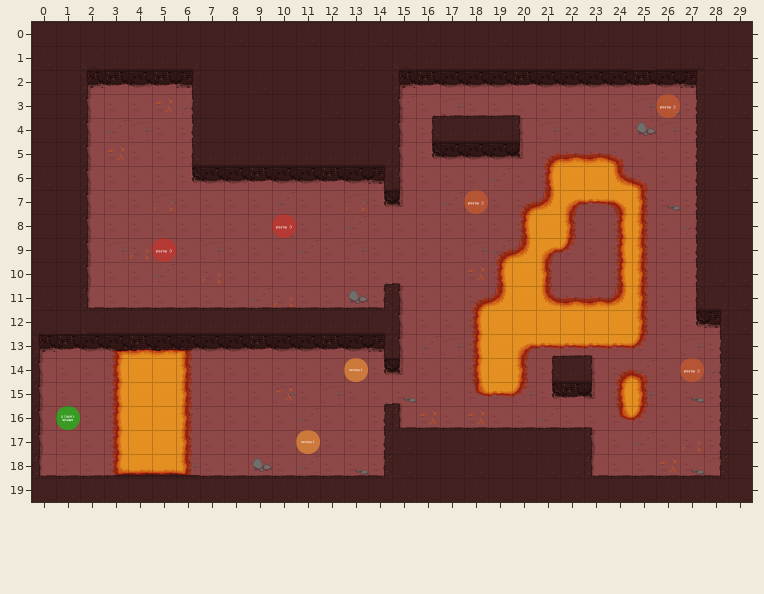
Level history. Tiled map (JSON): assets/tilemaps/map1.json. Above, as it was before the edit.
Cells are 64x64 px. Shown: x 0..29, y 0..19.
After:
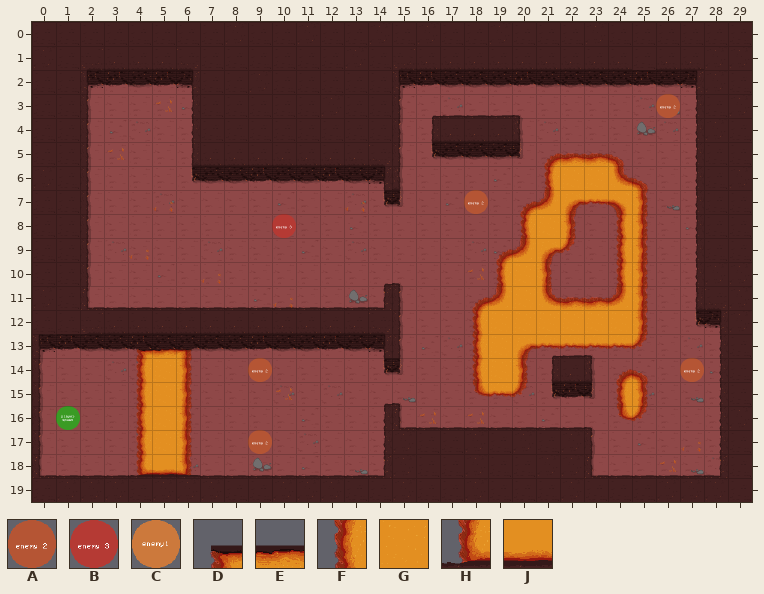
Key: from "tiles 1": A 5, B 6, C 13, D 51, E 52, F 56, G 57, H 67, J 68.
_ is an empty cell.
Tiles replaced or removed in this view: B, C, D, E, F, G, H, J.
The exact change:
Changed rows in their new state; . is an unchanged cell.
Layer "1":
first column x 3:
13 _D
14 _F
15 _F
16 _F
17 _F
18 _H
Layer "markers":
first column x 5:
 9 _
first column x 9:
14 A..._
17 A._..
Boxes around the changes in both pictures, in picture pixels (x1, y1, x2, y2):
removed: (152, 238, 176, 262)
changed: (104, 347, 152, 476)
added: (248, 358, 272, 382)
removed: (344, 358, 368, 382)
added: (248, 430, 272, 454)
removed: (296, 430, 320, 454)
